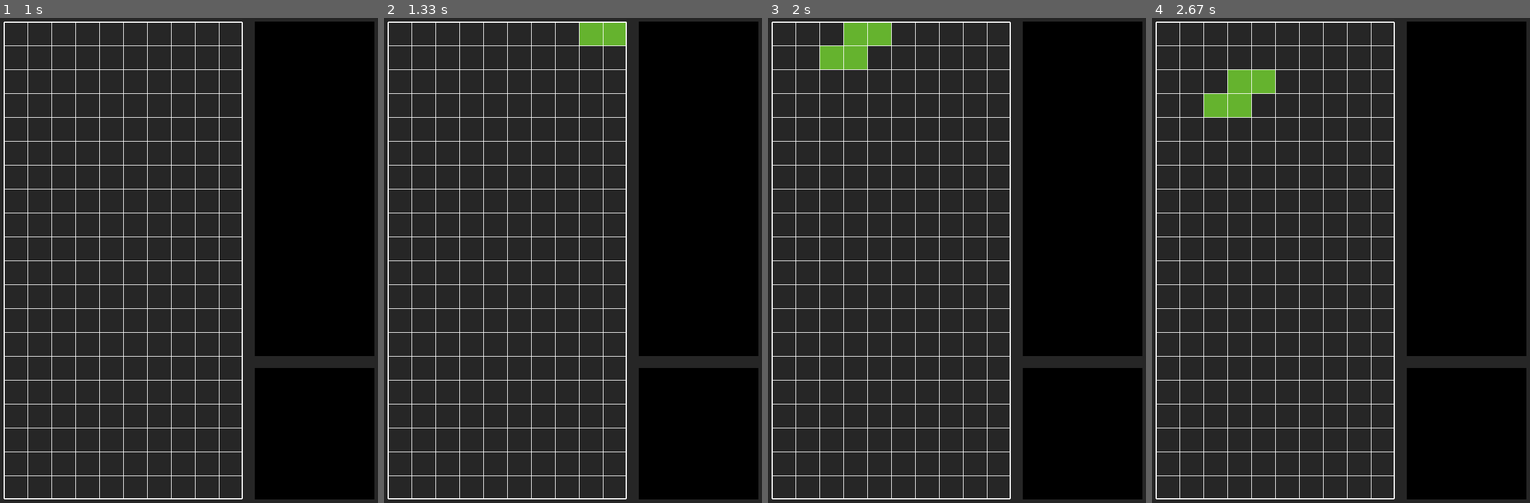
Above: before the commit, frames 1-4 (left to right).
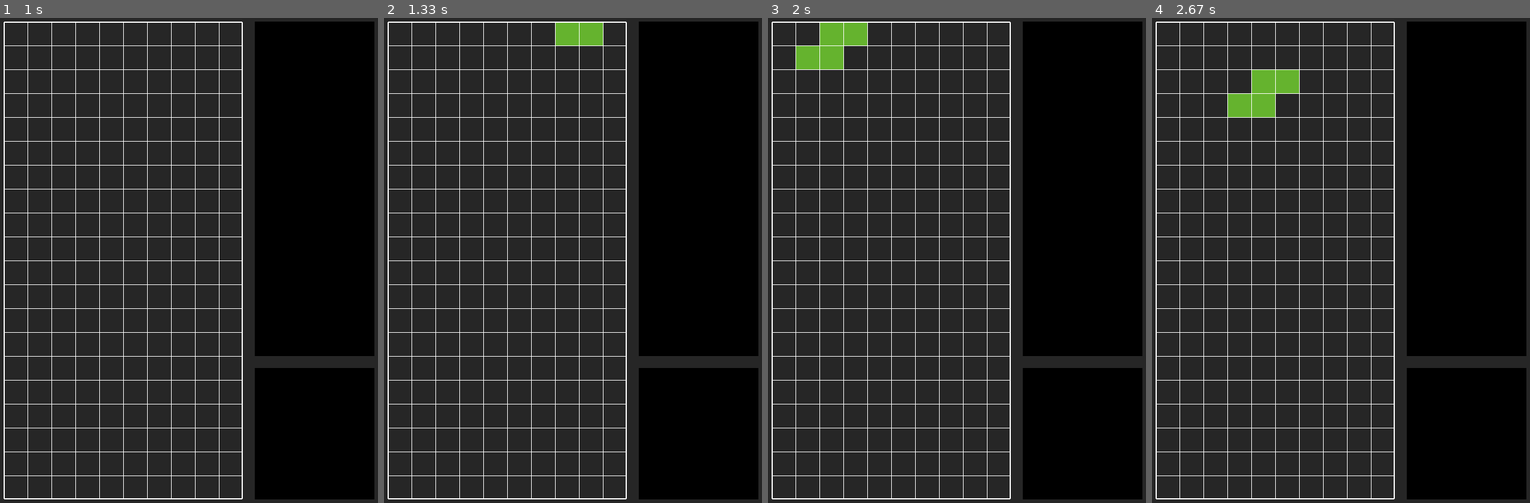
Above: after the commit, the same moments.

Repository: Whitebear0920/tetris_pygame
Game: pygame game, started from main.py
Two runs of this game, one before a commit and one after it. Both use one fixed random seed, a clock stepped at 60 frames per second and the inputs below.
Inputs:
- Up to frame 1 (1 s): hold Right 0.33-0.8 s
- Up to frame 2 (1.33 s): no input
- Up to frame 3 (2 s): hold Left 1.33-1.87 s; hold Left from 1.9 s (still down)
- Up to frame 4 (2.67 s): release Left at 2.3 s; hold Right from 2.33 s (still down)

Frame 1 is identical in both runs. In frame 2, 0.6% of the frame differs, in the area x 45-65%, y 0-6%; in frame 3, 1.2%; in frame 4, 1.2%, in the area x 13-39%, y 10-21%.

Commit message:
#7 is down

Diff:
--- a/game.py
+++ b/game.py
@@ -82,17 +82,24 @@
         self.blocks =[Block(group, pos, self.color) for pos in self.block_positions]
 
     def move_horizontal(self, amount):
-         for block in self.blocks:
-             block.pos.x += amount
+        if not self.next_move_horizontal_collide(self.blocks, amount):
+            for block in self.blocks:
+                block.pos.x += amount
 
     def move_down(self):
-        for block in self.blocks:
-            block.pos.y += 1
+        if not self.next_move_down(self.blocks):
+            for block in self.blocks:
+                block.pos.y += 1
 
     #collisions
     def next_move_horizontal_collide(self, blocks, amount):
-        collision_list = [block.horinotal for block in self.blocks]
+        collision_list = [block.horizontal_collide(int(block.pos.x + amount)) for block in blocks]
+        return True if any(collision_list) else False
+
     #movement
+    def next_move_down(self, blocks):
+        collision_list = [block.down_collide(int(block.pos.y + 1)) for block in blocks]
+        return True if any(collision_list) else False
 
 class Block(pygame.sprite.Sprite):
     def __init__(self, group, pos, color):
@@ -107,6 +114,14 @@
         # y = self.pos.y * Cell_Size
         self.rect = self.image.get_rect(topleft = self.pos * Cell_Size)
 
+    def horizontal_collide(self, x): #邊界判斷
+        if not 0 <= x < Columns:
+            return True
+
+    def down_collide(self, y):
+        if not y <  Row:
+            return True
+
     def update(self):
         # self.rect = self.image.get_rect(topleft = self.pos * Cell_Size)
         self.rect.topleft = self.pos * Cell_Size # 兩句話是一樣的意思
